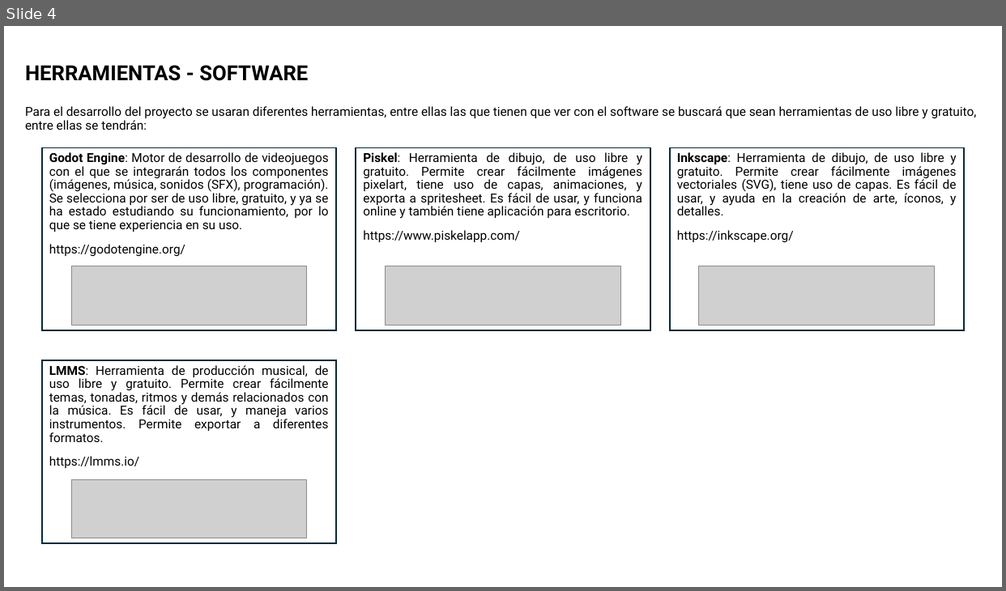
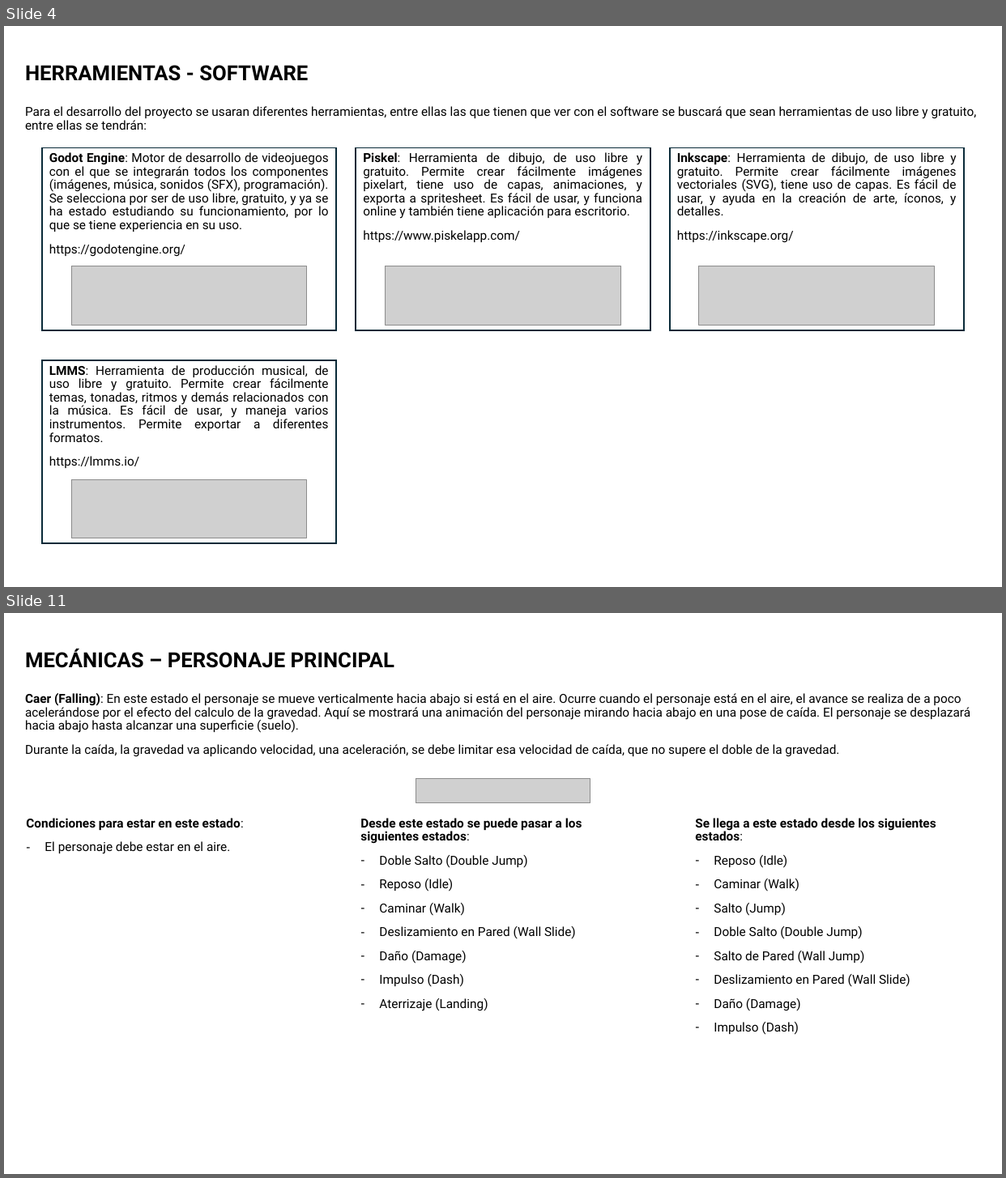
Before and after one commit to gaitanivan/Platformer-Game, a slide deck: docs/DOCUMENTO DE DISEÑO.pptx. Shown one above the other, each under a label of ours: slide 4 before the commit, slides 4 and 11 after it; the slides between them are not shown. The pictures are 1006x591 and 1006x1178 pixels, drawn with LibreOffice and Linux fonts; fonts in the diff are those of the drawing; grey boxes stand for pictures. Boxes give left, top, right and bottom in pixels: in the first picture for what was removed or moved away, otherwise in the second. Text is boxed around its words. In the diff, an @@ line names an element or a change of style, - is before the commit and + after.

```diff
--- a/docs/DOCUMENTO DE DISEÑO.pptx
+++ b/docs/DOCUMENTO DE DISEÑO.pptx
@@ slide 11 added at [4, 613, 1002, 1174], background #FFFFFF @@
@@ title added at [25, 649, 394, 668], 20 pt, text #000000, bold @@
+MECÁNICAS – PERSONAJE PRINCIPAL
@@ text added at [25, 693, 970, 757], 12 pt, text #000000 @@
+Caer (Falling): En este estado el personaje se mueve verticalmente hacia abajo si está en el aire. Ocurre cuando el personaje está en el aire, el avance se realiza de a poco acelerándose por el efecto del calculo de la gravedad. Aquí se mostrará una animación del personaje mirando hacia abajo en una pose de caída. El personaje se desplazará hacia abajo hasta alcanzar una superficie (suelo).
+Durante la caída, la gravedad va aplicando velocidad, una aceleración, se debe limitar esa velocidad de caída, que no supere el doble de la gravedad.
@@ picture added at [415, 778, 590, 803] @@
@@ text added at [26, 818, 244, 854], 12 pt, text #000000, bold @@
+Condiciones para estar en este estado:
+– El personaje debe estar en el aire.
@@ text added at [360, 818, 582, 1012], 12 pt, text #000000 @@
+Desde este estado se puede pasar a los siguientes estados:
+– Doble Salto (Double Jump)
+– Reposo (Idle)
+– Caminar (Walk)
+– Deslizamiento en Pared (Wall Slide)
+– Daño (Damage)
+– Impulso (Dash)
+– Aterrizaje (Landing)
@@ text added at [695, 818, 936, 1035], 12 pt, text #000000 @@
+Se llega a este estado desde los siguientes estados:
+– Reposo (Idle)
+– Caminar (Walk)
+– Salto (Jump)
+– Doble Salto (Double Jump)
+– Salto de Pared (Wall Jump)
+– Deslizamiento en Pared (Wall Slide)
+– Daño (Damage)
+– Impulso (Dash)
```
Also in this commit, not shown: 1 slide changed, 11 other slides added, 25 other files.
